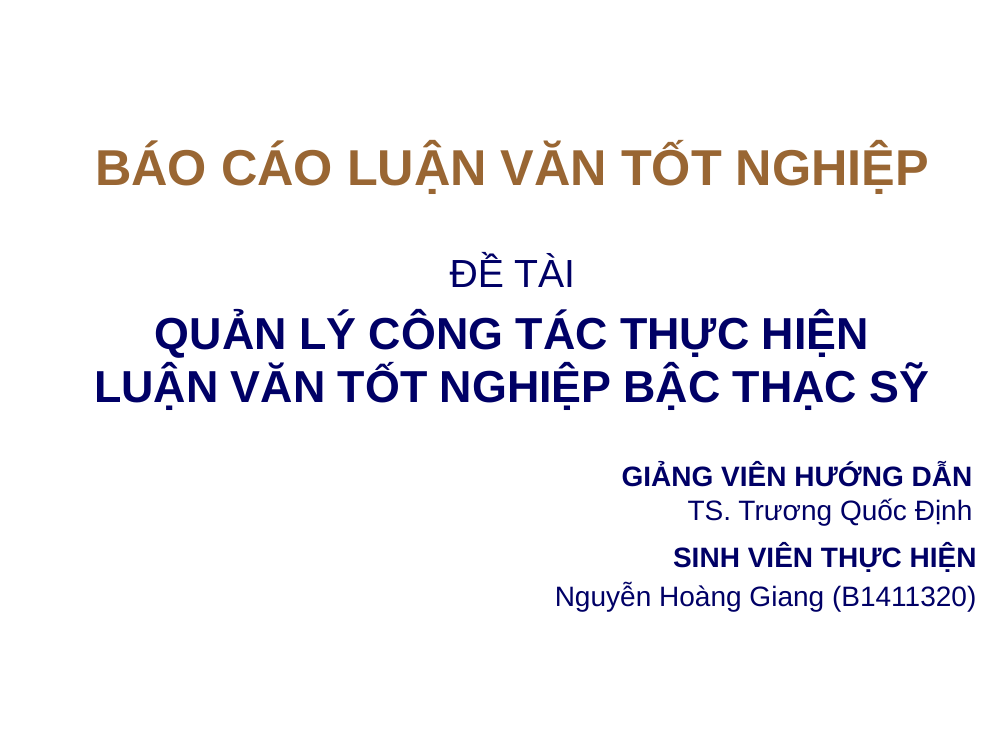
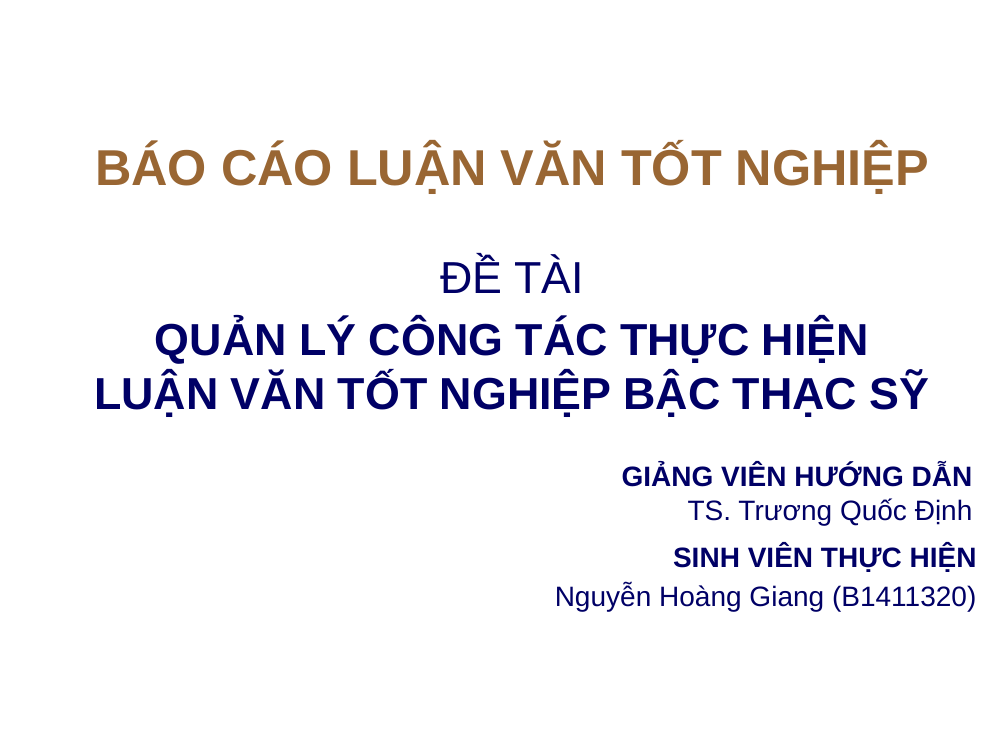
Before and after one commit to nhgiang196/luanvan, a slide deck: slide 1 of maubaocaolv.pptx. Drawn at 1008x756 pixels with LibreOffice and Linux fonts; fonts in the diff are those of the drawing; background and template pictures are left out. Boxes give left, top, right and bottom in pixels: in the first picture for what was removed or moved away, otherwise in the second. Text is boxed around its words. In the diff, an @@ line names an element or a change of style, - is before the commit and + after.

Commit message:
COMMIT CHỈNH SỬA CUỐI CÙNG. HOÀN THÀNH LUẬN VĂN

```diff
--- a/maubaocaolv.pptx
+++ b/maubaocaolv.pptx
@@ subtitle at <box>441,258,584,293</box>: size 28 to 32 pt in "ĐỀ TÀI" @@
```
Also in this commit, not shown: 11 other slides changed, 2 slides removed, 1 other file.
